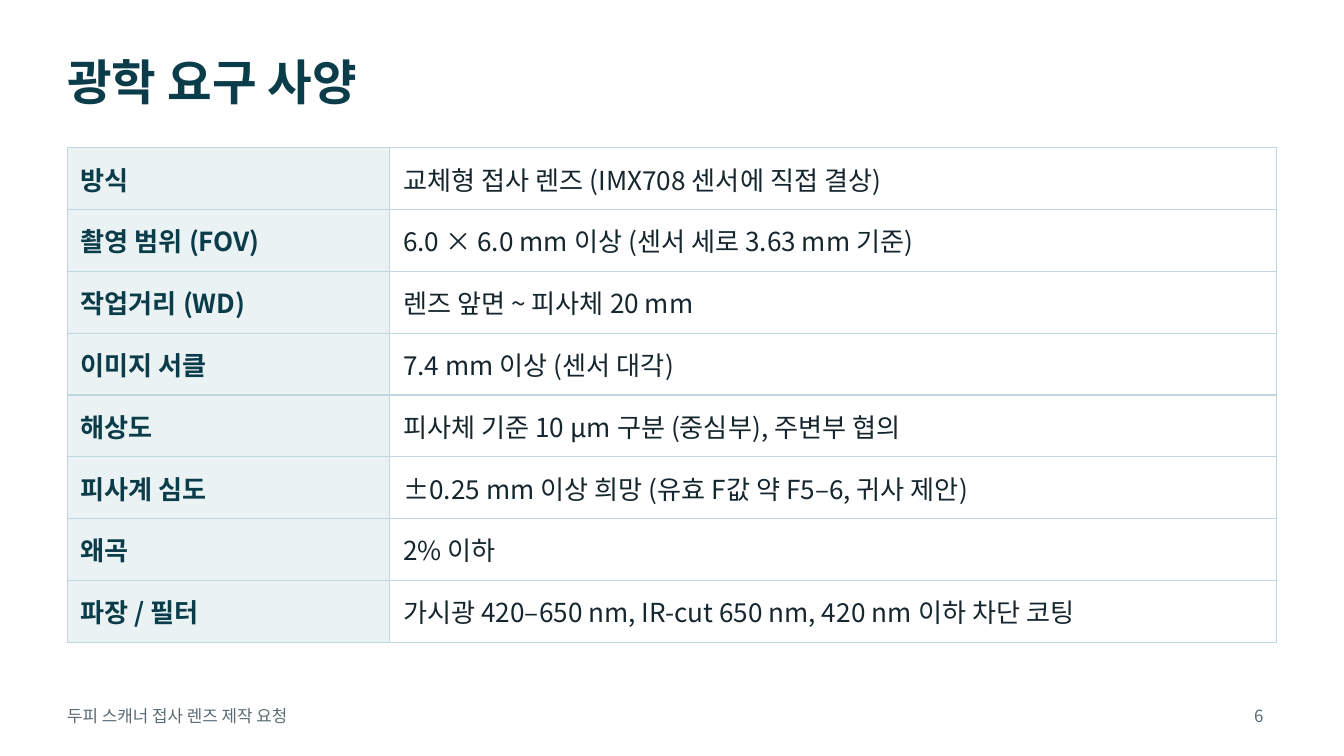
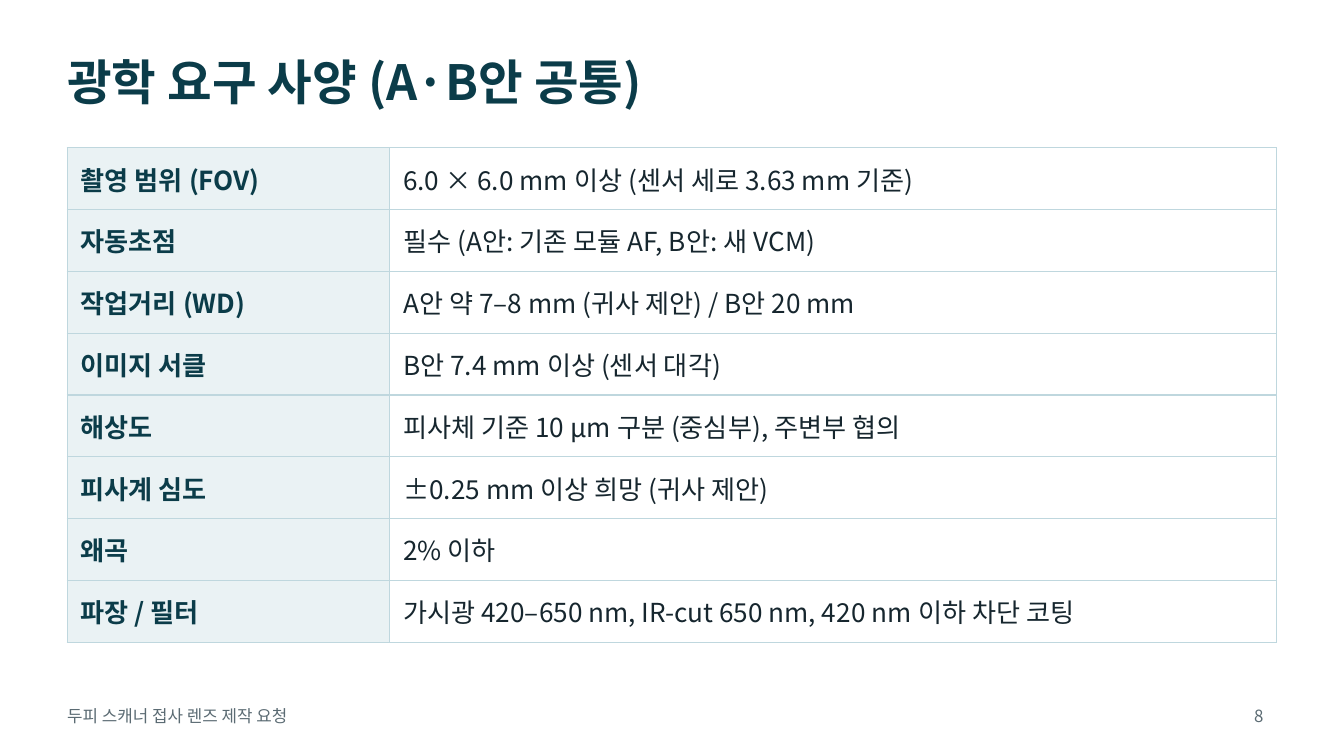
Before and after one commit to urisuni3325-ai/rv1106, a slide deck: slide 8 of docs/lens-rfq-imx708.pptx (slide 6 before the commit). Drawn at 1344x756 pixels with LibreOffice and Linux fonts; fonts in the diff are those of the drawing. Boxes give left, top, right and bottom in pixels: in the first picture for what was removed or moved away, otherwise in the second. Text is boxed around its words. In the diff, an @@ line names an element or a change of style, - is before the commit and + after.

```diff
--- a/docs/lens-rfq-imx708.pptx
+++ b/docs/lens-rfq-imx708.pptx
@@ title at bbox=[67, 59, 642, 110]: text changed @@
-광학 요구 사양
+광학 요구 사양 (A·B안 공통)
@@ table at bbox=[67, 148, 1277, 631] @@
-row 1: 방식 | 교체형 접사 렌즈 (IMX708 센서에 직접 결상)
-row 3: 작업거리 (WD) | 렌즈 앞면 ~ 피사체 20 mm
-row 4: 이미지 서클 | 7.4 mm 이상 (센서 대각)
+row 2: 자동초점 | 필수 (A안: 기존 모듈 AF, B안: 새 VCM)
+row 3: 작업거리 (WD) | A안 약 7–8 mm (귀사 제안) / B안 20 mm
+row 4: 이미지 서클 | B안 7.4 mm 이상 (센서 대각)
-row 6, column 2: ±0.25 mm 이상 희망 (유효 F값 약 F5–6, 귀사 제안)
+row 6, column 2: ±0.25 mm 이상 희망 (귀사 제안)
@@ page number at bbox=[1254, 709, 1263, 722]: text changed @@
-6
+8
```
Also in this commit, not shown: 5 other slides changed, 3 slides added, 1 slide removed.
